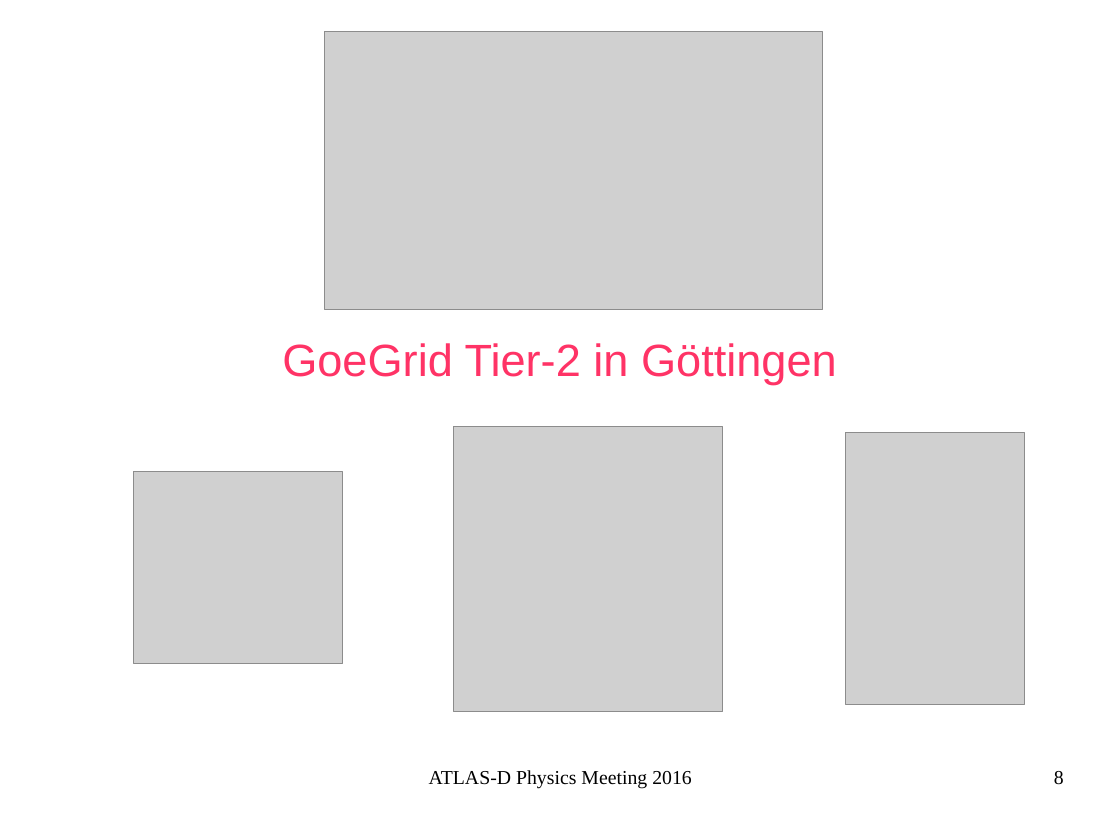
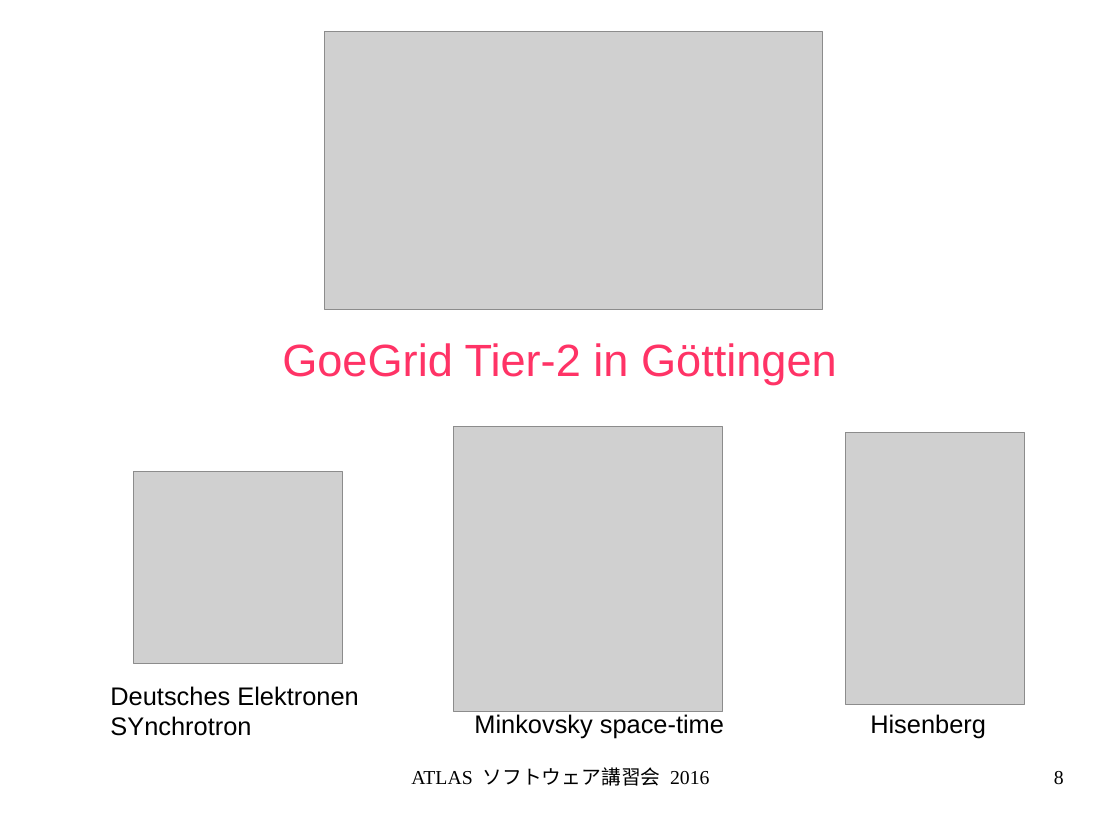
Before and after one commit to GenKawamura/2016-ATLAS-Japan-computing-tutorial, a slide deck: slide 8 of slides/odp/german_computing_and_goegrid.odp. Drawn at 1120x840 pixels with LibreOffice and Linux fonts; fonts in the diff are those of the drawing; grey boxes stand for pictures. Boxes give left, top, right and bottom in pixels: in the first picture for what was removed or moved away, otherwise in the second. Text is boxed around its words. In the diff, an @@ line names an element or a change of style, - is before the commit and + after.

```diff
--- a/slides/odp/german_computing_and_goegrid.odp
+++ b/slides/odp/german_computing_and_goegrid.odp
@@ text added at <box>110,686,358,736</box>, 18 pt, text #000000 @@
+Deutsches Elektronen
+SYnchrotron
@@ text added at <box>474,714,724,738</box>, 18 pt, text #000000 @@
+Minkovsky space-time
@@ text added at <box>870,714,986,738</box>, 18 pt, text #000000 @@
+Hisenberg
@@ text at <box>411,767,710,786</box>: text changed @@
-ATLAS-D Physics Meeting 2016
+ATLAS ソフトウェア講習会 2016
```
Also in this commit, not shown: 15 other slides changed, 1 slide added, 1 slide removed, 8 other files.
